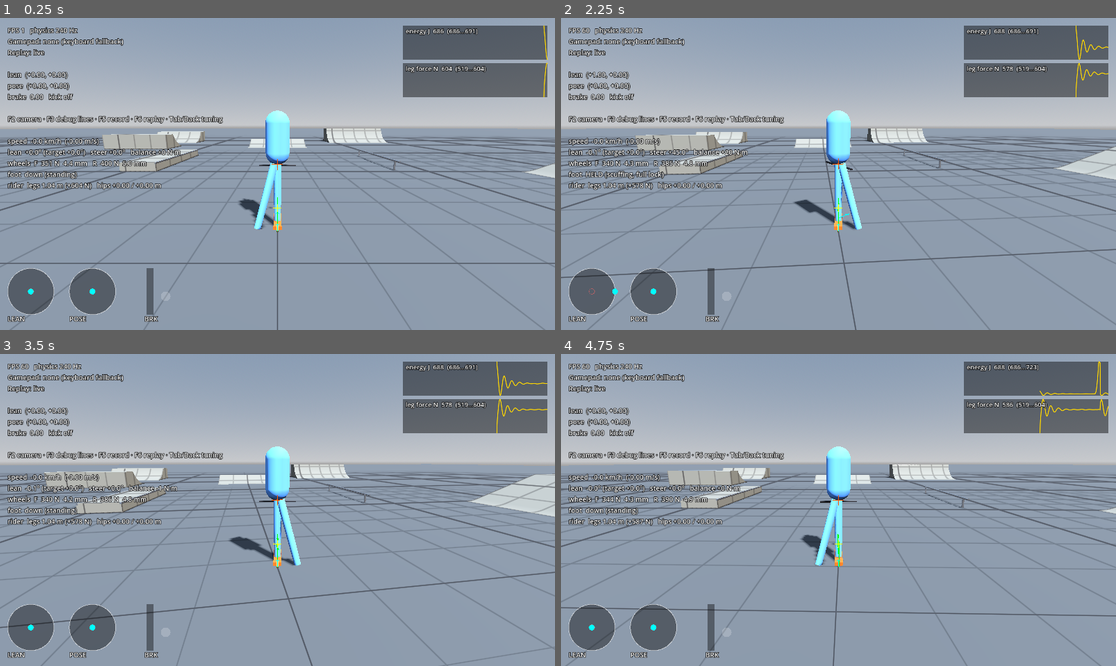
Above: before the commit, frames 1-4 (two rows, left to right).
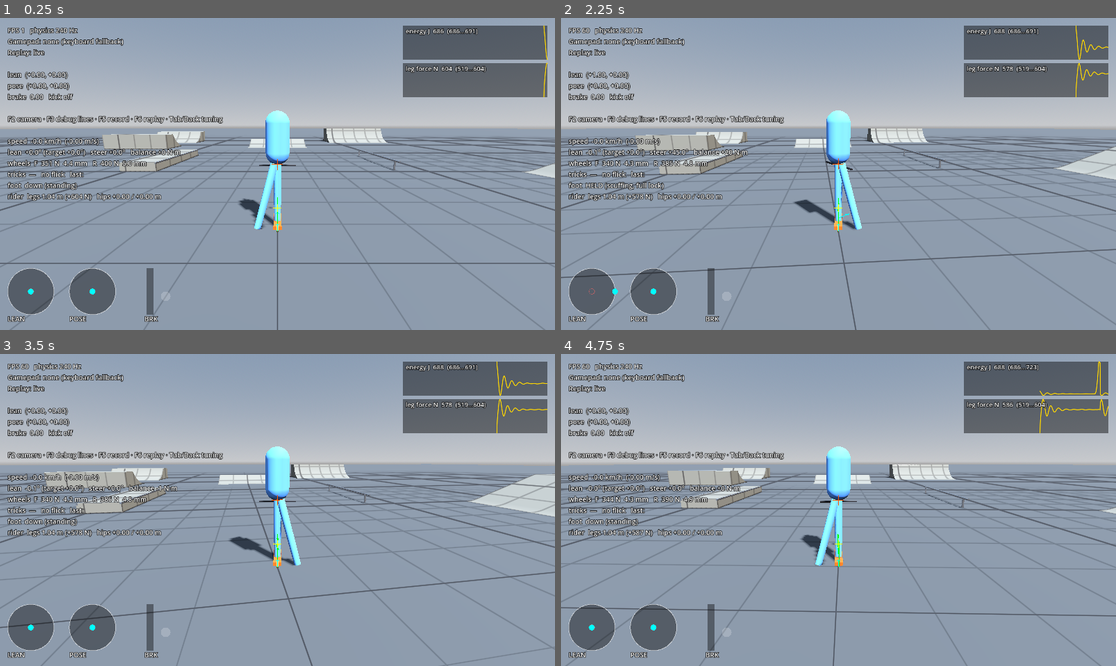
Above: after the commit, the same moments.

Repository: kreatiff/scootmania
Game: Godot game, scene res://scenes/sandbox.tscn
Two runs of this game, one before a commit and one after it. Both use one fixed random seed, a clock stepped at 60 frames per second and the inputs below.
Inputs (mouse positions are in pixels of both pictures, inside the frame that each line leads up to):
- Up to frame 1 (0.25 s): no input
- Up to frame 2 (2.25 s): move the mouse to (960, 158) at 0.52 s; hold D (lean_right) 0.53-1.25 s; hold Ctrl (foot) 0.53-1.25 s; click (960, 158) at 0.67 s; tap Space (kick) at 0.8 s; drag from (727, 189) to (810, 236) at 1.27 s; move the mouse to (894, 105) at 2.02 s; hold D (lean_right) from 2.03 s (still down); hold Ctrl (foot) from 2.03 s (still down)
- Up to frame 3 (3.5 s): tap Space (kick) at 2.3 s; release D (lean_right) at 2.75 s; release Ctrl (foot) at 2.75 s; drag from (249, 572) to (111, 463) at 2.77 s
- Up to frame 4 (4.75 s): move the mouse to (1005, 556) at 3.52 s; hold A (lean_left) 3.53-4.25 s; hold F6 (replay_play) 3.53-4.25 s; tap Space (kick) at 3.8 s; tap R (reset) at 4.15 s; drag from (672, 463) to (755, 432) at 4.27 s

The runs differ from the first frame. In frame 1, 1.0% of the frame differs, in the area x 1-30%, y 48-59%; in frame 2, 1.1%; in frame 3, 1.0%; in frame 4, 1.0%.

Commit message:
Phase 7: barspins and tailwhips
- Tricks: a right-stick flick in the air starts a trick that plays along
  an ease-out curve (tailwhip 0.45 s sideways, barspin 0.35 s up/down).
  Landing with more than 25 degrees of the spin left (as it looks) bails
  "too early". Tricks chain within one air.
- FlickDetector: centre to edge within 0.15 s; re-arms at the centre.
- Visuals: bars assembly and deck pivot about the headtube axis through
  the front axle; wheel visuals follow via visual_pivot. Feet tuck up
  during a tailwhip. Physics body unchanged.
- Sandbox: trick callout HUD, and slow motion on the first landing of
  each trick.
- Phase 6 (camera) parked as accepted.
- Tests: flick recognition, tailwhip and barspin off the kicker, late
  flick bails, ground flick ignored, deck ends square.

Co-Authored-By: Claude Opus 5.5 <noreply@anthropic.com>
Claude-Session: https://claude.ai/code/session_01QzY4h5D9ToJsQZ1mBpXcyE

Diff:
--- a/scenes/sandbox.gd
+++ b/scenes/sandbox.gd
@@ -9,16 +9,31 @@
 @onready var _fly: FlyCamera = $FlyCamera
 
 
+## The first landing of each trick plays in slow motion, as a reward.
+const FIRST_TRICK_SLOWMO_SCALE := 0.4
+const FIRST_TRICK_SLOWMO_TIME := 0.7
+
 var _slow_motion := SlowMotion.new()
+var _trick_hud := TrickHud.new()
+var _tricks_landed := {}
 
 
 func _ready() -> void:
 	add_child(_slow_motion)
 	_scooter.bailed.connect(func() -> void:
 		_slow_motion.play(_scooter.tuning.bail_slowmo_scale, _scooter.tuning.bail_slowmo_time))
+	$Hud.add_child(_trick_hud)
+	_scooter.trick_finished.connect(_on_trick_finished)
 	_tuning_panel.bind(_scooter.tuning, "Scooter")
 	_tuning_panel.bind(RiderInput.tuning, "Input")
 	_chase.make_current()
+
+
+func _on_trick_finished(result: String, landed: bool) -> void:
+	_trick_hud.show_result(result, landed)
+	if landed and not _tricks_landed.has(result):
+		_tricks_landed[result] = true
+		_slow_motion.play(FIRST_TRICK_SLOWMO_SCALE, FIRST_TRICK_SLOWMO_TIME)
 
 
 func _unhandled_input(event: InputEvent) -> void:
--- /dev/null
+++ b/scenes/trick_hud.gd
@@ -0,0 +1,32 @@
+class_name TrickHud
+extends Label
+## The trick callout at the top of the screen: "TAILWHIP + BARSPIN" in
+## green when landed, "BARSPIN — too early" in red when not. Fades out in
+## real time, so slow motion doesn't hold it on screen.
+
+const SHOW_TIME := 1.6
+const FADE_TIME := 0.4
+
+var _shown_at := -INF
+
+
+func _ready() -> void:
+	set_anchors_and_offsets_preset(Control.PRESET_CENTER_TOP)
+	offset_top = 40.0
+	grow_horizontal = Control.GROW_DIRECTION_BOTH
+	horizontal_alignment = HORIZONTAL_ALIGNMENT_CENTER
+	add_theme_font_size_override("font_size", 44)
+	add_theme_constant_override("outline_size", 10)
+	add_theme_color_override("font_outline_color", Color(0, 0, 0, 0.8))
+	modulate.a = 0.0
+
+
+func show_result(result: String, landed: bool) -> void:
+	text = result
+	add_theme_color_override("font_color", Color(0.45, 1.0, 0.5) if landed else Color(1.0, 0.4, 0.35))
+	_shown_at = Time.get_ticks_msec() / 1000.0
+
+
+func _process(_delta: float) -> void:
+	var age := Time.get_ticks_msec() / 1000.0 - _shown_at
+	modulate.a = clampf((SHOW_TIME + FADE_TIME - age) / FADE_TIME, 0.0, 1.0)
--- a/scooter/scooter.gd
+++ b/scooter/scooter.gd
@@ -25,6 +25,9 @@
 signal landed(grade: int)
 ## The rider let go: a crash or a bailed landing.
 signal bailed
+## An air with tricks ended: e.g. "TAILWHIP + BARSPIN", and whether it was
+## landed or the result says why not ("BARSPIN — too early").
+signal trick_finished(result: String, landed: bool)
 
 ## Scooter collision sits on its own layer and only hits the world.
 const LAYER_SCOOTER := 4
@@ -51,6 +54,7 @@
 var air_work := 0.0
 var air := AirControl.new()
 var foot := FootPlant.new()
+var tricks := Tricks.new()
 var _last_assist_force := Vector3.ZERO
 var _last_assist_velocity := Vector3.ZERO
 ## How long the scooter has been tipped past fallen_angle_deg, s.
@@ -68,6 +72,7 @@
 var _push_time_left := 0.0
 var _kick_was_down := false
 var _steering_visual := Node3D.new()
+var _deck_visual := Node3D.new()
 var _last_surface_grip := 0.9
 var _leg_visual := MeshInstance3D.new()
 var _foot_visual := MeshInstance3D.new()
@@ -137,13 +142,19 @@
 	if front_wheel.in_contact and rear_wheel.in_contact:
 		rider.follow_ramp(self, _ramp_normal(), _ramp_curvature(), speed, tuning.leg_axis_response, delta)
 	var landing := air.update(self, tuning, intent, delta)
+	if tricks.update(self, tuning, intent, delta):
+		landing = AirControl.Landing.BAIL # came down mid-trick
+		air.last_landing = landing
+	if landing == AirControl.Landing.BAIL:
+		tricks.fail_landing()
+	if tricks.just_resolved:
+		trick_finished.emit(tricks.last_result, tricks.last_landed)
 	if landing != AirControl.Landing.NONE:
 		landed.emit(landing)
 		if landing == AirControl.Landing.BAIL:
 			bail()
 
-	_steering_visual.rotation = Vector3.ZERO
-	_steering_visual.rotate_object_local(tuning.headtube_axis().normalized(), -steer_angle)
+	_update_trick_visuals()
 	_draw_debug(speed)
 
 
@@ -300,6 +311,8 @@
 	_push_time_left = 0.0
 	front_wheel.sliding = false
 	rear_wheel.sliding = false
+	tricks.clear()
+	_update_trick_visuals()
 	DebugDraw.watches.erase("fallen")
 	reset_physics_interpolation()
 	rider.place_on(self, tuning)
@@ -450,6 +463,19 @@
 	_last_assist_velocity = rider.linear_velocity
 
 
+## Steering and tricks turn parts of the scooter about the headtube, which
+## meets the front axle: the bars (and front wheel) for steering and
+## barspins, the deck (and rear wheel) for tailwhips. Visual only.
+func _update_trick_visuals() -> void:
+	var axis := tuning.headtube_axis().normalized()
+	var pivot := Vector3(0, tuning.wheel_radius, -tuning.wheelbase * 0.5)
+	_steering_visual.transform = Tricks.pivot_transform(tricks.bars_angle - steer_angle, axis, pivot) \
+			* Transform3D(Basis(), pivot)
+	front_wheel.visual_pivot = Tricks.pivot_transform(tricks.bars_angle, axis, pivot)
+	_deck_visual.transform = Tricks.pivot_transform(tricks.deck_angle, axis, pivot)
+	rear_wheel.visual_pivot = _deck_visual.transform
+
+
 ## Average of the wheels' contact normals, within the pitch plane.
 func _ramp_normal() -> Vector3:
 	var right := global_basis.x
@@ -525,6 +551,10 @@
 	if air.last_landing != AirControl.Landing.NONE:
 		DebugDraw.watch("landing", "%s  (tilt %.0f°, sideways %.0f°)" % [
 				AirControl.landing_name(air.last_landing), rad_to_deg(air.last_tilt), rad_to_deg(air.last_sideways)])
+	var flick := "flick %s %.1f s ago" % [tricks.last_flick, tricks.last_flick_age] if tricks.last_flick_age < 5.0 else "no flick"
+	DebugDraw.watch("tricks", "%s   %s   last: %s" % [
+			"%s %.0f%%" % [Tricks.trick_name(tricks.active), tricks.progress * 100.0] if tricks.active != Tricks.Trick.NONE else "—",
+			flick, tricks.last_result])
 	DebugDraw.watch("foot", "HELD (scuffing, full lock)" if foot.held else ("down (standing)" if foot.planted else "on the deck"))
 	DebugDraw.watch("rider", "legs %.2f m (%+.0f N)   hips %+.2f / %+.2f m"
 			% [rider.leg_length, rider.leg_force, rider.hip_shift.x, rider.hip_shift.y])
@@ -566,7 +596,8 @@
 
 	var deck_mesh := BoxMesh.new()
 	deck_mesh.size = deck_size
-	_add_mesh(self, deck_mesh, accent, Transform3D(Basis(), deck_center))
+	add_child(_deck_visual)
+	_add_mesh(_deck_visual, deck_mesh, accent, Transform3D(Basis(), deck_center))
 
 	# Steering assembly pivots about the headtube, at the front of the deck.
 	var axis := tuning.headtube_axis().normalized()
@@ -635,7 +666,10 @@
 
 
 func _process(_delta: float) -> void:
-	var feet := get_global_transform_interpolated() * Vector3(0, tuning.deck_top, tuning.rider_com_offset)
+	var feet_local := Vector3(0, tuning.deck_top, tuning.rider_com_offset)
+	if tricks.active == Tricks.Trick.TAILWHIP:
+		feet_local.y += 0.18 # feet tucked up while the deck whips round
+	var feet := get_global_transform_interpolated() * feet_local
 	var hips := rider.get_global_transform_interpolated().origin
 	_place_limb(_leg_visual, feet, hips)
 	_foot_visual.visible = foot.planted
--- a/scooter/scooter_tuning.gd
+++ b/scooter/scooter_tuning.gd
@@ -182,6 +182,20 @@
 @export_range(0.05, 1.0, 0.05) var bail_slowmo_scale := 0.3
 @export_range(0.0, 3.0, 0.1, "suffix:s") var bail_slowmo_time := 0.6
 
+@export_group("Tricks")
+## Time for a whole barspin / tailwhip. Longer needs more air.
+@export_range(0.15, 1.0, 0.01, "suffix:s") var barspin_time := 0.35
+@export_range(0.15, 1.0, 0.01, "suffix:s") var tailwhip_time := 0.45
+## Landing with this much of the spin left (as it looks: the spin eases
+## out) still counts: it snaps round. 25° is reached ~70% of the way
+## through the trick's time.
+@export_range(0.0, 120.0, 1.0, "suffix:°") var trick_grace_deg := 25.0
+## A flick: the right stick from inside flick_centre to past flick_edge
+## within flick_max_time.
+@export_range(0.05, 0.6, 0.01) var flick_centre := 0.3
+@export_range(0.5, 1.0, 0.01) var flick_edge := 0.85
+@export_range(0.03, 0.5, 0.01, "suffix:s") var flick_max_time := 0.15
+
 @export_group("Recovery")
 ## Tipped further than this counts as fallen.
 @export_range(30.0, 90.0, 1.0, "suffix:°") var fallen_angle_deg := 60.0
--- /dev/null
+++ b/scooter/tricks.gd
@@ -0,0 +1,154 @@
+class_name Tricks
+extends RefCounted
+## Air tricks, skate.-style: a right-stick flick in the air starts a trick,
+## which then plays by itself along a fixed curve. The physics body doesn't
+## rotate; only the scooter's visuals do. The skill is in the pop and the
+## timing: land before the trick has (nearly) finished and you bail.
+##
+## - Flick left / right: tailwhip. The deck whips around the headtube
+##   while the rider holds the bars.
+## - Flick up / down: barspin. The bars, stem and front wheel spin around
+##   the headtube while the deck stays under the feet.
+## Tricks chain: once one finishes, another flick starts the next.
+
+enum Trick { NONE, BARSPIN, TAILWHIP }
+
+## Trick playing now, and its direction (+1 or -1).
+var active := Trick.NONE
+var direction := 1.0
+## 0..1 through the active trick.
+var progress := 0.0
+## Current visual angles about the headtube, radians.
+var bars_angle := 0.0
+var deck_angle := 0.0
+## Tricks finished in this air, in order.
+var done: Array[Trick] = []
+## The last flick seen (for the debug HUD): Vector2 direction, and age.
+var last_flick := Vector2.ZERO
+var last_flick_age := INF
+## Result of the last air, for feedback: e.g. "TAILWHIP + BARSPIN" or
+## "BARSPIN — too early". Empty when nothing happened.
+var last_result := ""
+var last_landed := false
+## True on the tick an air's tricks were settled (landed or not).
+var just_resolved := false
+
+var _flick := FlickDetector.new()
+
+
+## One tick. Returns true when the ground cut a trick short (a bail).
+func update(scooter: Scooter, tuning: ScooterTuning, intent: RiderIntent, delta: float) -> bool:
+	just_resolved = false
+	var flick := _flick.update(intent.pose, tuning, delta)
+	last_flick_age += delta
+	if flick != Vector2.ZERO:
+		last_flick = flick
+		last_flick_age = 0.0
+	var airborne := not scooter.is_grounded() and not scooter.rider.bailed
+
+	if airborne and active == Trick.NONE and flick != Vector2.ZERO:
+		_start(flick)
+	if active != Trick.NONE:
+		progress += delta / _duration(active, tuning)
+		if progress >= 1.0:
+			done.append(active)
+			active = Trick.NONE
+			progress = 0.0
+	_update_angles()
+
+	if airborne or (active == Trick.NONE and done.is_empty()):
+		return false
+	# Back on the ground (or bailed) with tricks to settle.
+	var cut_short := false
+	if active != Trick.NONE:
+		var left := (1.0 - _eased(progress)) * TAU # as it looks
+		if left > deg_to_rad(tuning.trick_grace_deg) or scooter.rider.bailed:
+			cut_short = true
+			last_result = "%s — too early" % trick_name(active)
+			last_landed = false
+		else:
+			done.append(active) # close enough: it snaps round
+	if not cut_short:
+		last_result = " + ".join(done.map(trick_name))
+		last_landed = true
+	active = Trick.NONE
+	progress = 0.0
+	done.clear()
+	_update_angles()
+	just_resolved = true
+	return cut_short
+
+
+## The tricks were finished, but the landing itself was a bail.
+func fail_landing() -> void:
+	if just_resolved and last_landed:
+		last_landed = false
+		last_result += " — bailed"
+
+
+## Cancels everything (on a bail landing or a reset). Keeps last_result.
+func clear() -> void:
+	active = Trick.NONE
+	progress = 0.0
+	done.clear()
+	_update_angles()
+
+
+## Visual rotation, in the scooter's frame, for the bars and front wheel
+## (or the deck and rear wheel): about the headtube axis through `pivot`.
+static func pivot_transform(angle: float, axis: Vector3, pivot: Vector3) -> Transform3D:
+	var rotation := Basis(axis.normalized(), angle)
+	return Transform3D(rotation, pivot - rotation * pivot)
+
+
+## Share of the turn done at `t` of the time: quick start, smooth settle.
+static func _eased(t: float) -> float:
+	return 1.0 - pow(1.0 - clampf(t, 0.0, 1.0), 2.5)
+
+
+static func trick_name(trick: Trick) -> String:
+	return ["", "BARSPIN", "TAILWHIP"][trick]
+
+
+func _start(flick: Vector2) -> void:
+	if absf(flick.x) >= absf(flick.y):
+		active = Trick.TAILWHIP
+		direction = signf(flick.x)
+	else:
+		active = Trick.BARSPIN
+		direction = signf(flick.y)
+	progress = 0.0
+
+
+func _duration(trick: Trick, tuning: ScooterTuning) -> float:
+	return tuning.barspin_time if trick == Trick.BARSPIN else tuning.tailwhip_time
+
+
+func _update_angles() -> void:
+	var angle := 0.0
+	if active != Trick.NONE:
+		angle = _eased(progress) * TAU * direction
+	bars_angle = angle if active == Trick.BARSPIN else 0.0
+	deck_angle = angle if active == Trick.TAILWHIP else 0.0
+
+
+## Recognises a flick: the right stick going from near the centre to near
+## the edge within a short time. Holding it out doesn't repeat; it re-arms
+## once the stick is back near the centre.
+class FlickDetector:
+	var _armed := true
+	var _time_since_centre := 0.0
+
+	## Returns the flick's direction (unit Vector2) on the tick it happens.
+	func update(stick: Vector2, tuning: ScooterTuning, delta: float) -> Vector2:
+		var r := stick.length()
+		if r < tuning.flick_centre:
+			_armed = true
+			_time_since_centre = 0.0
+			return Vector2.ZERO
+		_time_since_centre += delta
+		if _armed and r >= tuning.flick_edge:
+			_armed = false
+			if _time_since_centre <= tuning.flick_max_time:
+				return stick / r
+		return Vector2.ZERO
--- a/scooter/wheel.gd
+++ b/scooter/wheel.gd
@@ -19,6 +19,9 @@
 ## Steering angle in radians, + is right. Only used on the front wheel.
 var steer_angle := 0.0
 var brake := 0.0
+## Extra visual-only rotation in the scooter's frame (a barspin or tailwhip
+## swinging this wheel about the headtube). The physics ignore it.
+var visual_pivot := Transform3D.IDENTITY
 
 # State from the last simulate(), for debug drawing, telemetry and tests.
 var in_contact := false
@@ -233,12 +236,13 @@
 
 
 func _update_visual(shown_compression: float, delta: float) -> void:
-	_visual.position = Vector3(0, shown_compression, 0)
-	_visual.rotation = Vector3.ZERO
+	var local := Transform3D(Basis(), Vector3(0, shown_compression, 0))
 	if is_front:
 		# Visual steering; the tiny tilt from the headtube angle is ignored.
-		_visual.rotate_y(-steer_angle)
+		local = local.rotated_local(Vector3.UP, -steer_angle)
 	var radius := _sphere.radius
 	if in_contact and radius > 0.0:
 		_spin -= rolling_speed / radius * delta
-	_visual.rotate_object_local(Vector3.RIGHT, _spin)
+	local = local.rotated_local(Vector3.RIGHT, _spin)
+	# The pivot is in the scooter's frame; this node sits at `transform`.
+	_visual.transform = transform.affine_inverse() * visual_pivot * transform * local
--- a/tests/test_runner.gd
+++ b/tests/test_runner.gd
@@ -41,6 +41,7 @@
 	await PumpPopTests.new(self).run()
 	await AirTests.new(self).run()
 	await TurnTests.new(self).run()
+	await TrickTests.new(self).run()
 
 	stage = Stage.RECORDING
 	RiderInput.start_recording()
--- /dev/null
+++ b/tests/trick_tests.gd
@@ -0,0 +1,115 @@
+class_name TrickTests
+extends ScooterTests
+## Phase 7: flicks, barspins and tailwhips.
+
+
+func run() -> void:
+	_test_flick_recognition()
+	await _test_tricks_off_kicker()
+
+
+## A quick flick counts; a slow push, a held stick or a flick from off
+## centre doesn't.
+func _test_flick_recognition() -> void:
+	var dt := 1.0 / tps
+	var d := Tricks.FlickDetector.new()
+	var seen := _feed(d, [Vector2.ZERO, Vector2(0.5, 0), Vector2(1, 0), Vector2(1, 0), Vector2(1, 0)], dt)
+	_check(seen.size() == 1 and seen[0].x > 0.99, "flick: a quick flick right counts once (%s)" % [seen])
+	var slow: Array[Vector2] = [Vector2.ZERO]
+	for i in int(0.4 * tps):
+		slow.append(Vector2(0, clampf(i / (0.4 * tps), 0.0, 1.0)))
+	seen = _feed(Tricks.FlickDetector.new(), slow, dt)
+	_check(seen.is_empty(), "flick: pushing the stick slowly isn't a flick")
+	var again: Array[Vector2] = [Vector2.ZERO, Vector2(0, 1), Vector2(0, 1), Vector2(0.5, 0.8), Vector2(0, 1)]
+	seen = _feed(Tricks.FlickDetector.new(), again, dt)
+	_check(seen.size() == 1, "flick: moving a held stick around doesn't flick again")
+	var twice: Array[Vector2] = [Vector2.ZERO, Vector2(-1, 0), Vector2.ZERO, Vector2(0, -1)]
+	seen = _feed(Tricks.FlickDetector.new(), twice, dt)
+	_check(seen.size() == 2 and seen[1].y < -0.99, "flick: back through the centre re-arms it")
+
+
+func _feed(d: Tricks.FlickDetector, samples: Array, dt: float) -> Array[Vector2]:
+	var seen: Array[Vector2] = []
+	for sample in samples:
+		var flick := d.update(sample, tuning, dt)
+		if flick != Vector2.ZERO:
+			seen.append(flick)
+	return seen
+
+
+## Popped off the kicker, a tailwhip or barspin flicked right after takeoff
+## lands; the same flick just before touchdown is "too early" and bails.
+## Flicks on the ground do nothing.
+func _test_tricks_off_kicker() -> void:
+	var kicker := Kicker.new()
+	kicker.position = Vector3(-60, 0, -170)
+	runner.add_child(kicker)
+	await _ticks(2)
+	var whip := await _trick_run(kicker, Vector2(1, 0), 0.05)
+	var bar := await _trick_run(kicker, Vector2(0, 1), 0.05)
+	var late := await _trick_run(kicker, Vector2(-1, 0), -0.2)
+	var ground := await _trick_run(kicker, Vector2(1, 0), -1.0)
+	runner.note("tricks off the kicker: tailwhip \"%s\" (%s), barspin \"%s\" (%s), late \"%s\" (%s), mid-trick deck at %.0f°" % [
+			whip[0], AirControl.landing_name(whip[2]), bar[0], AirControl.landing_name(bar[2]),
+			late[0], AirControl.landing_name(late[2]), whip[3]])
+	_check(whip[0] == "TAILWHIP" and whip[1] and whip[2] != AirControl.Landing.BAIL,
+			"tricks: tailwhip flicked after the pop lands")
+	_check(bar[0] == "BARSPIN" and bar[1] and bar[2] != AirControl.Landing.BAIL,
+			"tricks: barspin flicked after the pop lands")
+	_check(late[0] == "TAILWHIP — too early" and not late[1] and late[2] == AirControl.Landing.BAIL,
+			"tricks: flicked just before landing is too early, and bails (\"%s\")" % late[0])
+	_check(ground[0] == "" and ground[2] != AirControl.Landing.BAIL, "tricks: a flick on the ground does nothing")
+	_check(absf(whip[3]) > 30.0 and whip[4], "tricks: the deck turns mid-tailwhip and ends square")
+	kicker.queue_free()
+
+
+## Pops off the kicker and flicks `stick` at `when` seconds after both
+## wheels leave (negative: that long before the predicted touchdown; -1:
+## on the ground, before the lip). Returns [trick result, landed, landing
+## grade, deck angle mid-trick (deg), deck visual back to square after].
+func _trick_run(kicker: Kicker, stick: Vector2, when: float) -> Array:
+	var lip_z := kicker.position.z - kicker.radius() * sin(deg_to_rad(kicker.lip_angle_deg))
+	var s := _spawn(kicker.position + Vector3(0, 0, 4), 0.0, Vector3(0, 0, -6.0))
+	s.manual_intent.pose = Vector2(0, -1)
+	var results := []
+	s.trick_finished.connect(func(result: String, landed: bool) -> void: results.append([result, landed]))
+	var grade := AirControl.Landing.NONE
+	var flick_tick := -1
+	var mid_deck := 0.0
+	var ticks := 0
+	var popped := false
+	for i in tps * 4:
+		await _ticks(1)
+		ticks += 1
+		if not popped and s.global_position.z < lip_z + 0.9:
+			s.manual_intent.pose = Vector2.ZERO # pop: extend, then centre the stick
+			popped = true
+			s.manual_intent.pose = Vector2(0, 1)
+		elif popped and s.manual_intent.pose == Vector2(0, 1) and s.air.air_time > 0.0:
+			s.manual_intent.pose = Vector2.ZERO
+		var flick_now := false
+		if flick_tick < 0:
+			if when == -1.0:
+				flick_now = s.global_position.z < kicker.position.z + 2.0
+			elif when >= 0.0:
+				flick_now = s.air.air_time >= when and s.global_position.z < lip_z
+			else:
+				flick_now = s.air.airborne and s.global_position.z < lip_z and s.air.time_to_landing <= -when
+		if flick_now:
+			flick_tick = ticks
+			s.manual_intent.pose = stick * 0.6
+		elif flick_tick > 0 and ticks == flick_tick + 1:
+			s.manual_intent.pose = stick
+		elif flick_tick > 0 and ticks == flick_tick + 4:
+			s.manual_intent.pose = Vector2.ZERO
+		if s.tricks.active == Tricks.Trick.TAILWHIP and s.tricks.progress > 0.3 and mid_deck == 0.0:
+			mid_deck = rad_to_deg(s._deck_visual.transform.basis.get_euler().y)
+		if s.air.last_landing != AirControl.Landing.NONE and flick_tick > 0 and s.tricks.active == Tricks.Trick.NONE:
+			grade = s.air.last_landing
+			if s.is_grounded():
+				break
+	await _ticks(2)
+	var square := s._deck_visual.transform.is_equal_approx(Transform3D.IDENTITY)
+	var result: Array = results[-1] if not results.is_empty() else ["", false]
+	s.queue_free()
+	return [result[0], result[1], grade, mid_deck, square]
Not shown, added: scenes/trick_hud.gd.uid
Not shown, added: scooter/tricks.gd.uid
Not shown, added: tests/trick_tests.gd.uid
Not shown, changed: README.md
Not shown, changed: docs/DEVELOPMENT_PLAN.md
